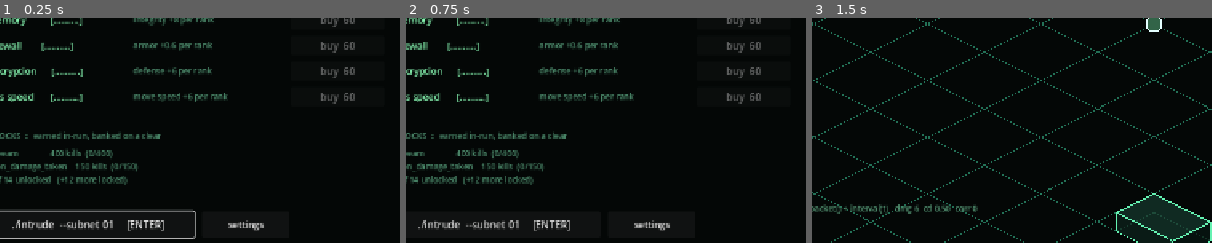
Above: before the commit, frames 1-3 (left to right).
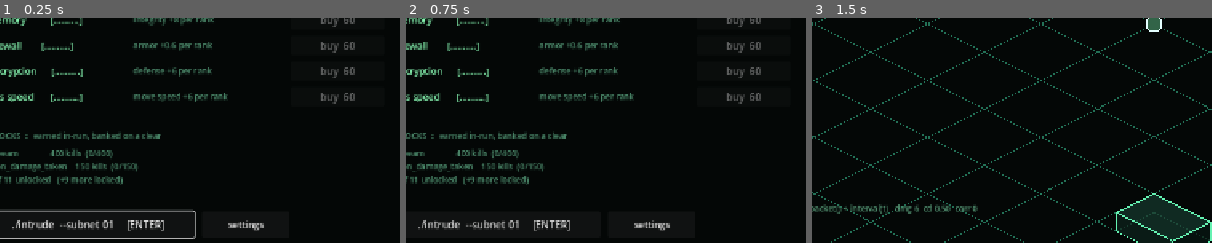
Above: after the commit, the same moments.

Repository: seanperkins/rootkit-game
Game: Godot game, scene res://scenes/main.tscn
Same seed, same stepped clock (60 frames per second), same inputs: the game is played once before the commit and once after it.
Inputs (mouse positions are % of the whole screen's width and height, from its top left):
- Up to frame 1 (0.25 s): no input
- Up to frame 2 (0.75 s): click (78, 19) at 0.52 s; type "Alex" at 0.6 s
- Up to frame 3 (1.5 s): click "./intrude --subnet 01 [ENTER]" at 1.25 s
The pictures show only the part of the screen within x 7-57%, y 49-99%; the shares and areas given below are measured in that part.

The runs differ from the first frame. In frame 1, 0.3% of the frame differs, in the area x 2-32%, y 70-75%; in frame 2, 0.3%; in frame 3, nothing differs.

Commit message:
feat: cut the vector pool to one per kind and make checksum a rearming payload

Diff:
--- a/data/module_table.gd
+++ b/data/module_table.gd
@@ -8,8 +8,8 @@
 ## every player gets an empty card pool. A code table cannot go stale against
 ## itself and needs no build-time manifest step.
 ##
-## Split: 14 VECTOR / 7 TRIGGER / 14 PAYLOAD = 35.
-## Unlocked at start: 7 / 3 / 11 = 21; see LOCKED below for why the rest is
+## Split: 8 VECTOR / 7 TRIGGER / 15 PAYLOAD = 30.
+## Unlocked at start: 5 / 3 / 11 = 19; see LOCKED below for why the rest is
 ## gated. A module id occupies exactly one slot (Loadout.legal_targets), so a
 ## full board of three exploits needs three distinct unlocked VECTORs and three
 ## distinct unlocked TRIGGERs. The starting pool clears that with room on the
@@ -28,8 +28,7 @@
 ## and that makes builds mushier, not richer. Gating the breadth behind kill and
 ## flip milestones keeps the early pool the size and sharpness it has today.
 const LOCKED := [&"beam", &"on_damage_taken", &"worm",
-	&"snipe", &"landmine", &"cascade",
-	&"mirror", &"airgap", &"checksum",
+	&"landmine", &"mirror", &"checksum",
 	&"on_low_integrity", &"on_flip", &"on_level_up",
 	&"heap_spray", &"tarpit"]
 
@@ -82,16 +81,8 @@
 		# --- VECTOR, attack -------------------------------------------------
 		Module.make(&"spike", "spike()", S.VECTOR,
 			{&"damage": 9.0, &"radius": 150.0, &"cooldown": 0.75}, [], V.CONE),
-		Module.make(&"flood", "flood()", S.VECTOR,
-			{&"damage": 2.0, &"radius": 300.0, &"cooldown": 1.6}, [], V.BROADCAST),
-		Module.make(&"snipe", "snipe()", S.VECTOR,
-			{&"damage": 14.0, &"projectile_speed": 900.0, &"cooldown": 1.5,
-			 &"travel": 1200.0, &"pierce": 2.0}, [], V.PACKET),
 		Module.make(&"landmine", "landmine()", S.VECTOR,
 			{&"damage": 16.0, &"radius": 130.0, &"cooldown": 1.9}, [&"aoe"], V.MINE),
-		Module.make(&"cascade", "cascade()", S.VECTOR,
-			{&"damage": 3.0, &"chain_count": 4.0, &"radius": 150.0,
-			 &"cooldown": 0.8}, [], V.CHAIN),
 
 		# --- VECTOR, defensive ----------------------------------------------
 		# Still weapons on a cadence; the payoff protects rather than kills.
@@ -101,15 +92,6 @@
 		Module.make(&"mirror", "mirror()", S.VECTOR,
 			{&"damage": 4.0, &"radius": 90.0, &"cooldown": 2.2,
 			 &"orbit_count": 3.0}, [], V.ORBIT),
-		Module.make(&"throttle", "throttle()", S.VECTOR,
-			{&"damage": 0.5, &"radius": 260.0, &"cooldown": 1.4,
-			 &"slow_amount": 0.55, &"slow_duration": 2.0}, [&"slow"], V.BROADCAST),
-		Module.make(&"airgap", "airgap()", S.VECTOR,
-			{&"radius": 210.0, &"cooldown": 1.6, &"knockback": 520.0,
-			 &"ward_armor": 1.4, &"ward_duration": 2.0}, [], V.PULSE),
-		Module.make(&"checksum", "checksum()", S.VECTOR,
-			{&"damage": 1.0, &"radius": 70.0, &"cooldown": 2.6,
-			 &"shield": 26.0}, [], V.BROADCAST),
 
 		# --- PAYLOAD --------------------------------------------------------
 		Module.make(&"buffer_overflow", "buffer_overflow", S.PAYLOAD,
@@ -138,6 +120,11 @@
 			{&"ward_defense": 10.0, &"ward_duration": 3.0}),
 		Module.make(&"nice", "nice()", S.PAYLOAD,
 			{&"ward_clock_speed": 12.0, &"ward_duration": 1.5}),
+		# Shield is a magnitude bought once; the rearm keeps it off the host
+		# vector's cadence (a packet at the floor would refill it forty times
+		# faster than the 2.6 s the old vector had). Unranked in Compiler._fold.
+		Module.make(&"checksum", "checksum()", S.PAYLOAD,
+			{&"shield": 26.0, &"shield_rearm": 2.6}),
 
 		# --- PAYLOAD, added with the module set -----------------------------
 		Module.make(&"bitmask", "bitmask", S.PAYLOAD, {&"pierce": 1.0}),
--- a/scripts/build/compiler.gd
+++ b/scripts/build/compiler.gd
@@ -45,7 +45,7 @@
 	&"lifesteal",
 	# The slow and the shield join on the same argument: they are magnitudes
 	# bought once, and summing them across slots buys uptime for free.
-	&"slow_amount", &"slow_duration", &"shield",
+	&"slow_amount", &"slow_duration", &"shield", &"shield_rearm",
 	# A fraction. Two sources summing to 0.5 is not "a bit more execute".
 	&"execute_below",
 ]
@@ -181,8 +181,8 @@
 			# A quarter rate keeps the upgrade real and the footprint readable —
 			# rank 5 is 2x, not 5x. PAYLOAD radius and `reach` still scale fully.
 			scale = 1.0 + VECTOR_RADIUS_RANK * float(em.rank - 1)
-		elif key == &"ward_duration":
-			# Rank buys ward magnitude, never uptime.
+		elif key == &"ward_duration" or key == &"shield_rearm":
+			# Rank buys ward and shield magnitude, never uptime.
 			scale = 1.0
 		var v := float(m.stats[key]) * scale
 		if key in MUL_FOLD_KEYS:
--- a/scripts/build/module.gd
+++ b/scripts/build/module.gd
@@ -7,11 +7,10 @@
 enum TriggerKind { INTERVAL, ON_KILL, ON_HIT, ON_DAMAGE_TAKEN,
 	ON_LOW_INTEGRITY, ON_FLIP, ON_LEVEL_UP }
 
-## How a vector chooses among the enemies in range. Only BEAM, CONE, CHAIN and
-## PACKET consult it — BROADCAST, PULSE, MINE and ORBIT resolve from the
-## player's position and have nothing to choose. Three modes, not four: a
-## fourth that no module sets is a branch in two scans bought for nothing, and
-## this enum is append-safe if one is ever wanted.
+## How a vector chooses among the enemies in range. Only CHAIN and the homing
+## re-acquire consult it now — BEAM, CONE and PACKET fire along the owner's
+## facing, and BROADCAST, PULSE, MINE and ORBIT resolve from the player's
+## position. Three modes, not four; the enum is append-safe.
 enum Targeting  { NEAREST, STRONGEST, FARTHEST }
 
 ## The numeric scalar fields of ResolvedExploit, and the ONLY legal stat keys.
@@ -25,6 +24,7 @@
 	&"travel", &"cadence_mult",
 	&"knockback", &"slow_amount", &"slow_duration", &"shield", &"orbit_count",
 	&"burst", &"split_count", &"blast_radius", &"execute_below", &"homing",
+	&"shield_rearm",
 ]
 
 @export var id: StringName
--- a/scripts/build/resolved_exploit.gd
+++ b/scripts/build/resolved_exploit.gd
@@ -56,6 +56,9 @@
 var slow_duration: float = 0.0
 ## Absorb granted to the player when the exploit fires. MAX, for the same reason.
 var shield: float = 0.0
+## Seconds between shield grants on this exploit; 0 grants on every fire.
+## MAX-folded and unranked like ward_duration.
+var shield_rearm: float = 0.0
 ## Untyped on purpose, like pierce: it accumulates as float so two 0.5
 ## contributions make 1, and Compiler.build floors it once at the end.
 var orbit_count = 0
@@ -119,4 +122,5 @@
 		and ward_armor == o.ward_armor and ward_defense == o.ward_defense \
 		and ward_clock_speed == o.ward_clock_speed \
 		and ward_duration == o.ward_duration \
+		and shield == o.shield and shield_rearm == o.shield_rearm \
 		and tags.keys() == o.tags.keys() and inert == o.inert
--- a/scripts/meta/save_game.gd
+++ b/scripts/meta/save_game.gd
@@ -295,11 +295,8 @@
 	&"worm":             [&"flips", 50],
 	&"beam":             [&"kills", 400],
 	&"on_damage_taken":  [&"kills", 150],
-	&"snipe":            [&"kills", 250],
 	&"landmine":         [&"kills", 550],
-	&"cascade":          [&"kills", 700],
 	&"mirror":           [&"flips", 25],
-	&"airgap":           [&"kills", 900],
 	&"checksum":         [&"flips", 80],
 	&"on_low_integrity": [&"kills", 300],
 	&"on_flip":          [&"flips", 15],
--- a/tests/test_build.gd
+++ b/tests/test_build.gd
@@ -4,7 +4,7 @@
 ## the enclosing function WITHOUT failing the suite — verified: a missing property
 ## access here printed a SCRIPT ERROR and the suite still reported "PASS — all
 ## cases" while four checks never ran. Counting them makes that loud.
-const EXPECTED_CHECKS := 81
+const EXPECTED_CHECKS := 87
 
 var failures := 0
 var checks := 0
@@ -37,6 +37,8 @@
 	ward_equality()
 	uniqueness_is_loadout_wide()
 	defensive_share()
+	equals_sees_shield_and_shield_rearm()
+	shield_rearm_is_unranked()
 	print("")
 	if checks != EXPECTED_CHECKS:
 		print("  FAIL — ran %d checks, expected %d (a function aborted early)"
@@ -67,8 +69,8 @@
 	var errs := []
 	for m in ModuleTable.all():
 		errs.append_array(Compiler.validate(m))
-	_check("data sweep: 18 modules, 0 errors", errs.size(), 0)
-	_check("data sweep: module count", ModuleTable.all().size(), 35)
+	_check("data sweep: 30 modules, 0 errors", errs.size(), 0)
+	_check("data sweep: module count", ModuleTable.all().size(), 30)
 
 ## A 3-exploit board needs 3 distinct VECTORs and 3 distinct TRIGGERs. Fewer
 ## unlocked and the advertised cap is unreachable, permanently, for a new player.
@@ -305,7 +307,7 @@
 		if m.id in [&"harden", &"sandbox", &"nice", &"keylog"]:
 			defensive += 1
 	_check("four defensive modules unlocked", defensive, 4)
-	_check("unlocked total", ModuleTable.starting_unlocked().size(), 21)
+	_check("unlocked total", ModuleTable.starting_unlocked().size(), 19)
 
 ## cadence_mult is the only STAT_KEY that does not default to zero, because it
 ## accumulates by product rather than by sum. Anything that resets fields
@@ -316,10 +318,10 @@
 	_check("cadence_mult defaults to 1.0", r.cadence_mult, 1.0)
 	_check("cadence_mult is a legal stat key", &"cadence_mult" in Module.STAT_KEYS, true)
 	# 24: the module set added knockback, slow_amount, slow_duration, shield and
-	# orbit_count, the trigger rework added burst, and fusion adds split_count, blast_radius, execute_below and homing. Pinned because STAT_KEYS
+	# orbit_count, the trigger rework added burst, and fusion adds split_count, blast_radius, execute_below and homing, and the weapons pass adds shield_rearm. Pinned because STAT_KEYS
 	# is a CLOSED set whose every member must be a field on ResolvedExploit — a
 	# key added without its field makes _fold write into nothing at all.
-	_check("STAT_KEYS is 27", Module.STAT_KEYS.size(), 27)
+	_check("STAT_KEYS is 28", Module.STAT_KEYS.size(), 28)
 	var zero_defaults := 0
 	for k in Module.STAT_KEYS:
 		if float(r.get(k)) == 0.0:
@@ -327,7 +329,7 @@
 	# cadence_mult is still the only one that does not, and burst was
 	# deliberately kept a zero-default (0 reads as one emission) so it stays
 	# that way.
-	_check("every OTHER stat key defaults to zero", zero_defaults, 26)
+	_check("every OTHER stat key defaults to zero", zero_defaults, 27)
 
 ## Rank scales the two directions differently, because each is the rule the other
 ## breaks under. Compounding a COST makes ranking on_kill a -53%..-63% DPS trap;
@@ -392,14 +394,13 @@
 	for m in all:
 		by_id[m.id] = m
 	var missing := 0
-	for id in [&"spike", &"flood", &"snipe", &"landmine", &"cascade",
-			&"bounce", &"mirror", &"throttle", &"airgap", &"checksum",
+	for id in [&"spike", &"landmine", &"bounce", &"mirror", &"checksum",
 			&"on_low_integrity", &"on_flip", &"on_level_up",
 			&"bitmask", &"race_condition", &"heap_spray", &"tarpit"]:
 		if not by_id.has(id):
 			missing += 1
-	_check("all seventeen new modules are in the table", missing, 0)
-	_check("the table is 35 modules", all.size(), 35)
+	_check("all twelve new modules are in the table", missing, 0)
+	_check("the table is 30 modules", all.size(), 30)
 
 	var errs := 0
 	for m in all:
@@ -485,3 +486,26 @@
 	lo.exploits[0].vector.rank = T[&"packet"].max_rank
 	_check("a maxed held id has no legal target",
 		lo.legal_targets(T[&"packet"]).size(), 0)
+
+## equals() enumerates fields by hand; a stat it skips is a stat the meta
+## derivation checks cannot see.
+func equals_sees_shield_and_shield_rearm() -> void:
+	var a := ResolvedExploit.new()
+	var b := ResolvedExploit.new()
+	_check("equal when blank", a.equals(b), true)
+	b.shield = 26.0
+	_check("equals distinguishes shield", a.equals(b), false)
+	b.shield = 0.0
+	b.shield_rearm = 2.6
+	_check("equals distinguishes shield_rearm", a.equals(b), false)
+
+## Rank buys shield magnitude, never uptime: the rearm is unranked.
+func shield_rearm_is_unranked() -> void:
+	var t := ModuleTable.by_id()
+	var ex := Exploit.new()
+	ex.place(t[&"packet"]); ex.place(t[&"interval"]); ex.place(t[&"checksum"])
+	ex.payloads[0].rank = 5
+	var r := Compiler.build(ex)
+	_check("shield scales with rank", r.shield, 26.0 * 5.0)
+	_check("the rearm does not", r.shield_rearm, 2.6)
+	_check("checksum is a payload", t[&"checksum"].slot, Module.Slot.PAYLOAD)
--- a/tests/test_meta.gd
+++ b/tests/test_meta.gd
@@ -87,7 +87,7 @@
 
 func unlocks() -> void:
 	SaveGame.use_fresh_state()
-	_check("fresh save starts with 21 modules", SaveGame.unlocked_modules().size(), 21)
+	_check("fresh save starts with 19 modules", SaveGame.unlocked_modules().size(), 19)
 	SaveGame.load_state()["flips"] = 49
 	_check("49 flips does not unlock worm",
 		&"worm" in _ids(SaveGame.unlocked_modules()), false)
Not shown, changed: README.md
Not shown, changed: tools/build_manual.py
